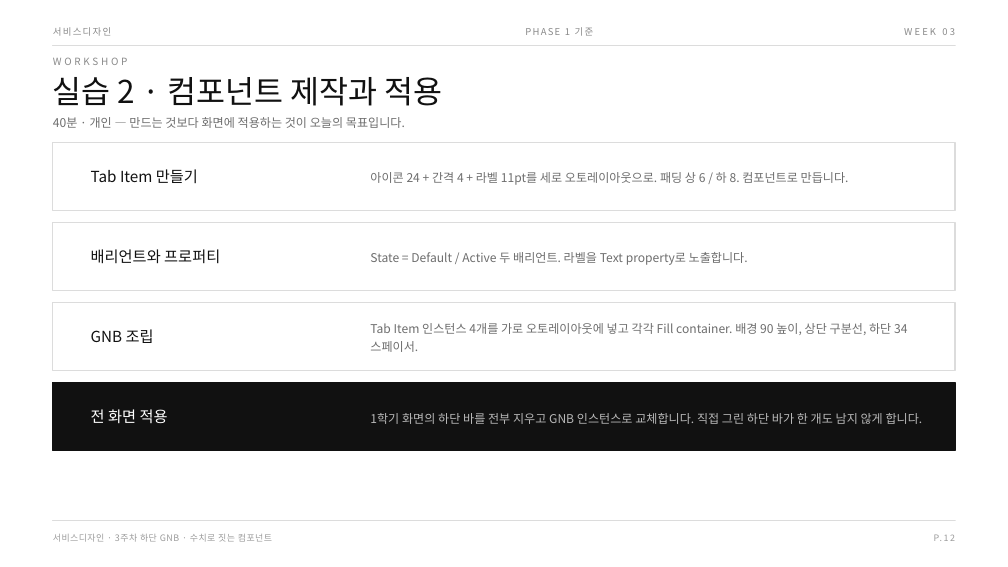
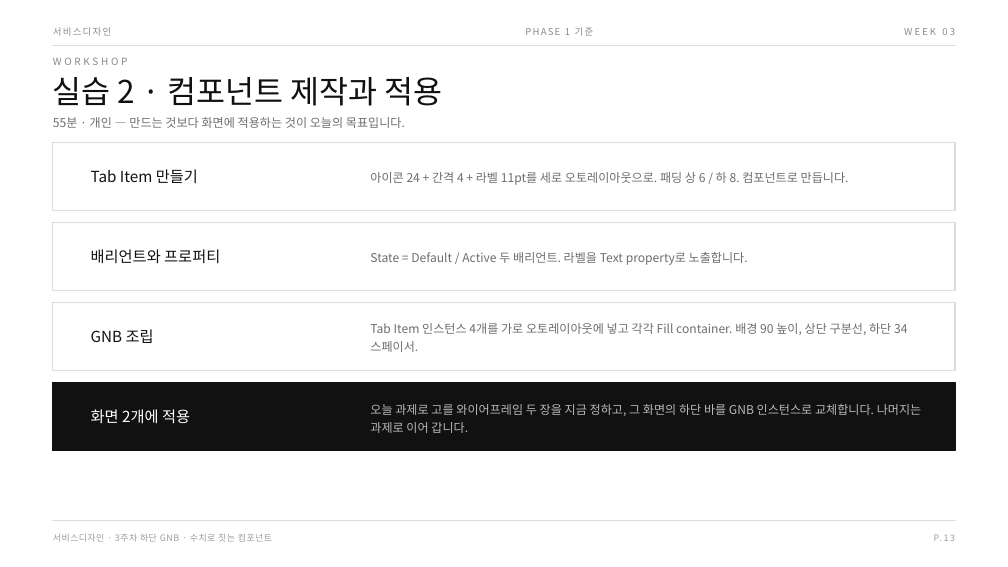
Before and after one commit to design-eng/MIN.D, a slide deck: slide 17 of dist/weeks-2학기/서비스디자인_2학기_03주차_GNB컴포넌트.pptx (slide 16 before the commit). Drawn at 1008x567 pixels with LibreOffice and Linux fonts; fonts in the diff are those of the drawing. Boxes give left, top, right and bottom in pixels: in the first picture for what was removed or moved away, otherwise in the second. Text is boxed around its words. In the diff, an @@ line names an element or a change of style, - is before the commit and + after.

```diff
--- a/dist/weeks-2학기/서비스디자인_2학기_03주차_GNB컴포넌트.pptx
+++ b/dist/weeks-2학기/서비스디자인_2학기_03주차_GNB컴포넌트.pptx
@@ text at (x1=53, y1=117, x2=405, y2=128): text changed @@
-40분 · 개인 — 만드는 것보다 화면에 적용하는 것이 오늘의 목표입니다.
+55분 · 개인 — 만드는 것보다 화면에 적용하는 것이 오늘의 목표입니다.
@@ text at (x1=91, y1=409, x2=190, y2=424): text changed @@
-전 화면 적용
+화면 2개에 적용
@@ text at (x1=370, y1=404, x2=921, y2=433): text changed @@
-1학기 화면의 하단 바를 전부 지우고 GNB 인스턴스로 교체합니다. 직접 그린 하단 바가 한 개도 남지 않게 합니다.
+오늘 과제로 고를 와이어프레임 두 장을 지금 정하고, 그 화면의 하단 바를 GNB 인스턴스로 교체합니다. 나머지는 과제로 이어 갑니다.
```
Also in this commit, not shown: 10 other slides changed, 2 slides added, 1 slide removed, 6 other files.
